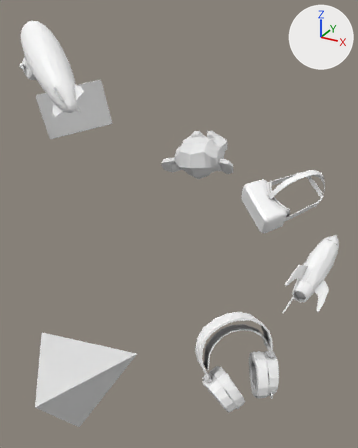
The glTF model public/spiral_scroll.glb: old version first, new version second.
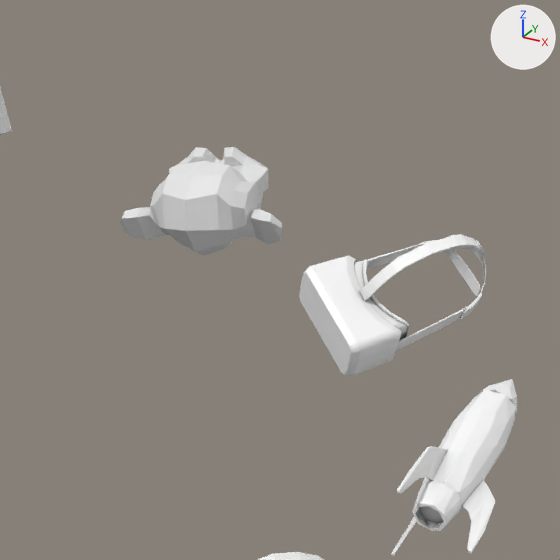
Each version appears first whole from a camera (50 mm lens) standing at (15.29, -21.93, 19.94) and looking at (2.17, 1.93, 8.01), and next in a close-up on the part from 30% to 100% of the width and 14% to 70% of the height. The axes (+X, +Y, +Z) are drawn at upper right. The lights are the same throughout. Where no turn or scale is listed for an object, it has been applied to the vertices.

The older version as bpy lines, for what is in view:
```python
me_rocket_006 = bpy.data.meshes.new('Rocket.006')
me_rocket_006.from_pydata(...)  # 286 vertices, 483 faces; spans x 9.31..11.31, y 0.0..6.45, z 1.0..3.7
me_rocket_006.materials.append(mat_m_rocket)  # picture img_image_2
me_suzanne = bpy.data.meshes.new('Suzanne')
me_suzanne.from_pydata(...)  # 505 vertices, 968 faces; spans x -3.37..2.43, y 8.33..12.77, z 8.0..11.55
me_suzanne.materials.append(mat_suzanne)  # white #e7e7e7
me_vr_cube_000_vr = bpy.data.meshes.new('VR_Cube.000_VR')
me_vr_cube_000_vr.from_pydata(...)  # 1059 vertices, 2024 faces; spans x 4.12..9.05, y 5.05..9.75, z 2.85..6.7
me_vr_cube_000_vr.materials.append(mat_m_headset)  # picture img_image_5
ob_rocket_003 = bpy.data.objects.new('Rocket.003', me_rocket_006)
ob_rocket_003.location = (0.06, -0.35, 4.04)
ob_suzanne = bpy.data.objects.new('Suzanne', me_suzanne)
ob_suzanne.location = (0.0, 0.0, 0.0)
ob_vr_headset = bpy.data.objects.new('VR Headset', me_vr_cube_000_vr)
ob_vr_headset.location = (0.06, -0.35, 4.04)
```
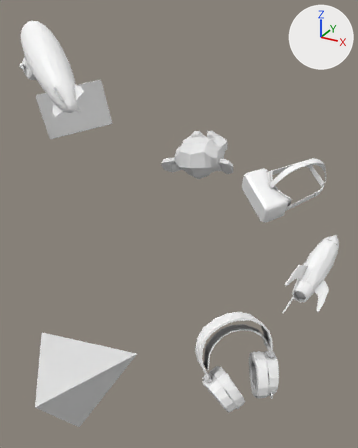
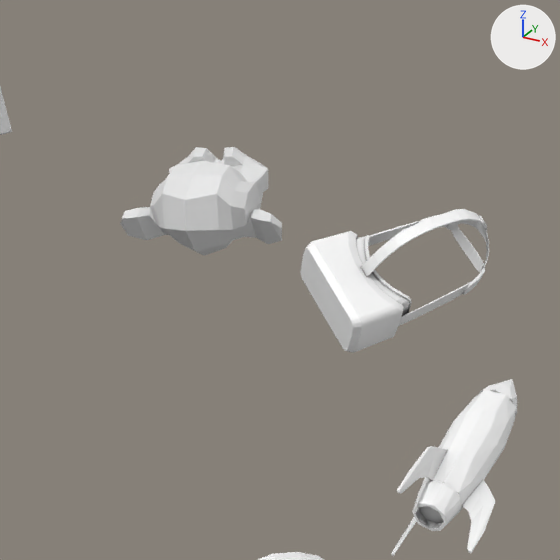
The change, as a diff of the scene's bpy script:
```diff
--- a/public/spiral_scroll.glb.py
+++ b/public/spiral_scroll.glb.py
@@ ob_vr_headset @@
 ob_vr_headset = bpy.data.objects.new('VR Headset', me_vr_cube_000_vr)
-ob_vr_headset.location = (0.06, -0.35, 4.04)
+ob_vr_headset.location = (0.06, -0.35, 4.77)
```

Where the change shows, as pixel boxes [x1, y1, x2, y2] in the close-ups (560 x 560 px):
'VR Headset', moved: before [299, 234, 486, 376]; after [301, 209, 489, 353]
